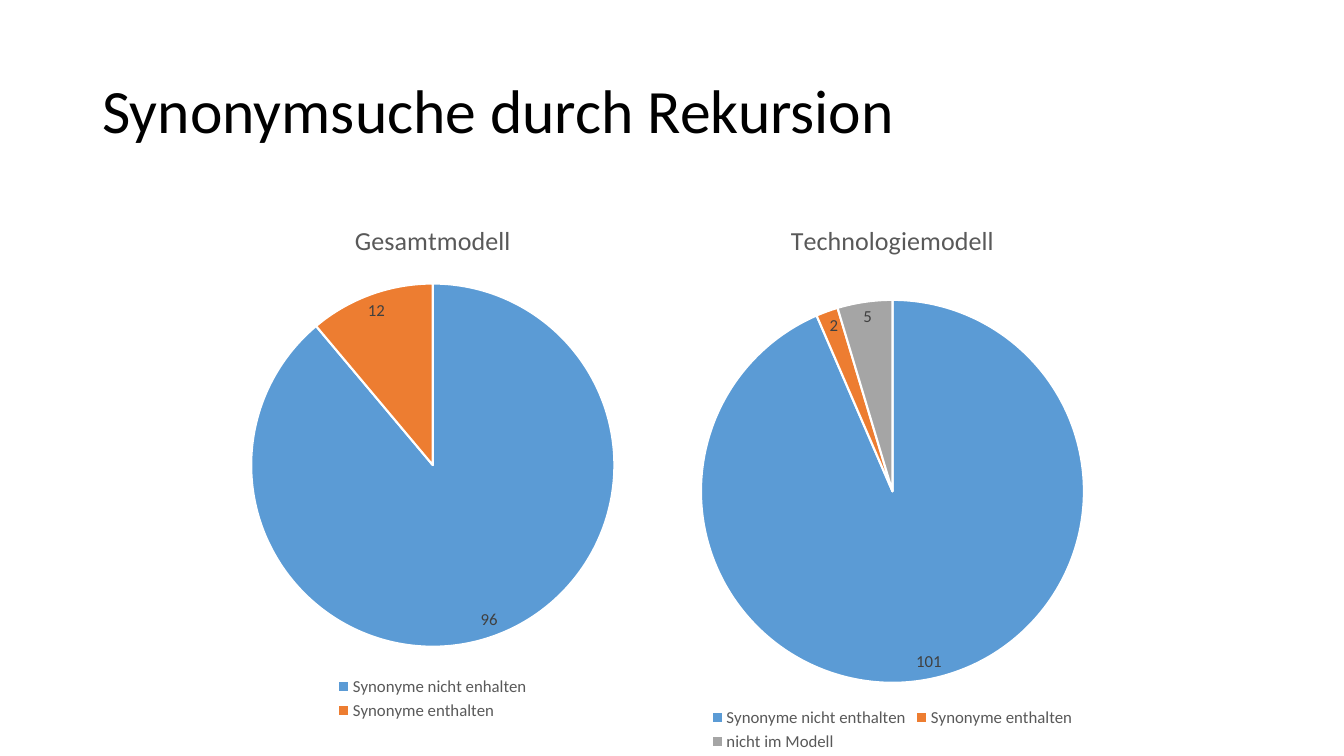
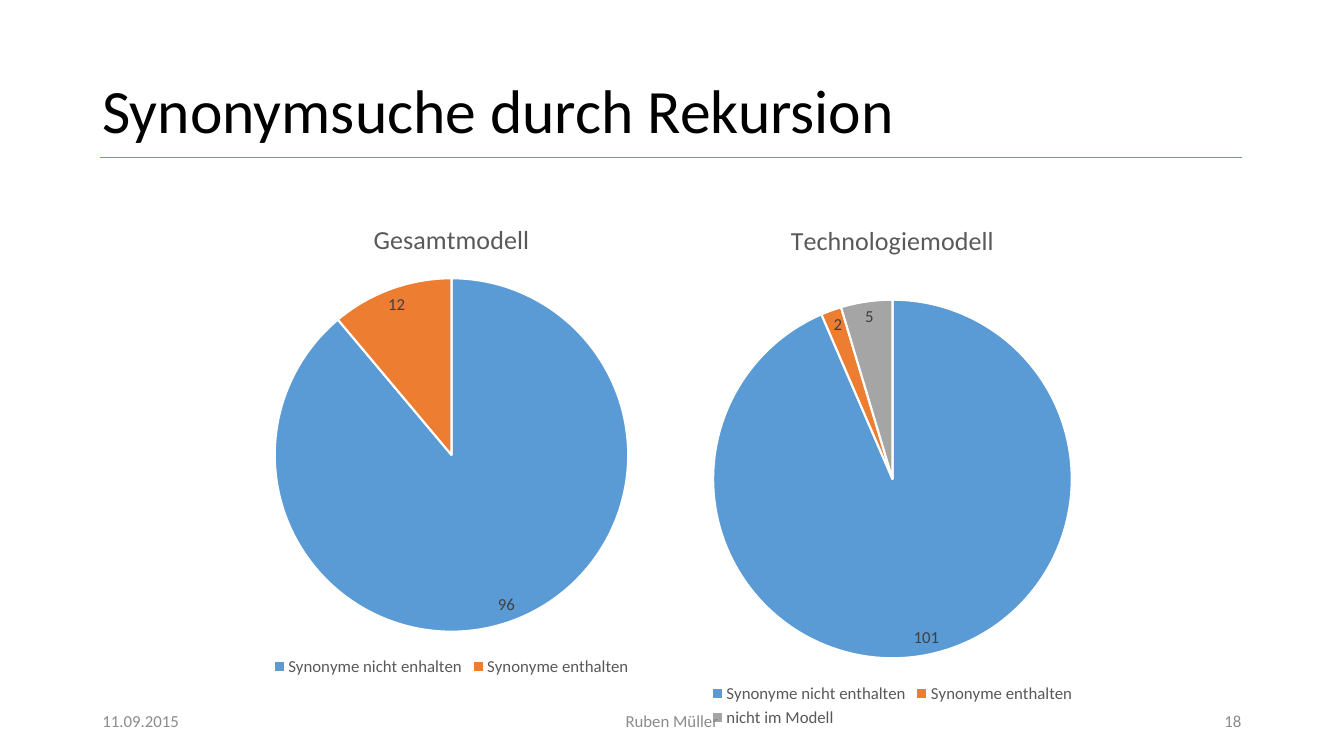
Before and after one commit to imbabaer/SemanticRelations, a slide deck: slide 18 of Präsentation/Semantische Beziehungen_169.pptx. Drawn at 1344x756 pixels with LibreOffice and Linux fonts; fonts in the diff are those of the drawing. Boxes give left, top, right and bottom in pixels: in the first picture for what was removed or moved away, otherwise in the second. Text is boxed around its words. In the diff, an @@ line names an element or a change of style, - is before the commit and + after.

```diff
--- a/Präsentation/Semantische Beziehungen_169.pptx
+++ b/Präsentation/Semantische Beziehungen_169.pptx
@@ line added from (100, 157) to (1242, 157), #5B9BD5 0.5 pt @@
@@ pie chart: place and size @@
-pie chart at [237, 202, 628, 725]
+pie chart at [237, 202, 665, 682]
@@ pie chart: place and size @@
-pie chart at [679, 202, 1107, 756]
+pie chart at [679, 202, 1107, 732]
@@ text added at [102, 716, 178, 727], 12 pt, text #8C8C8C @@
+11.09.2015
@@ text added at [626, 714, 718, 727], 12 pt, text #8C8C8C @@
+Ruben Müller
@@ page number added at [1224, 715, 1241, 727], 12 pt, text #8C8C8C @@
+18
```
Also in this commit, not shown: 20 other slides changed, 4 slides added, 4 slides removed, 1 other file.
